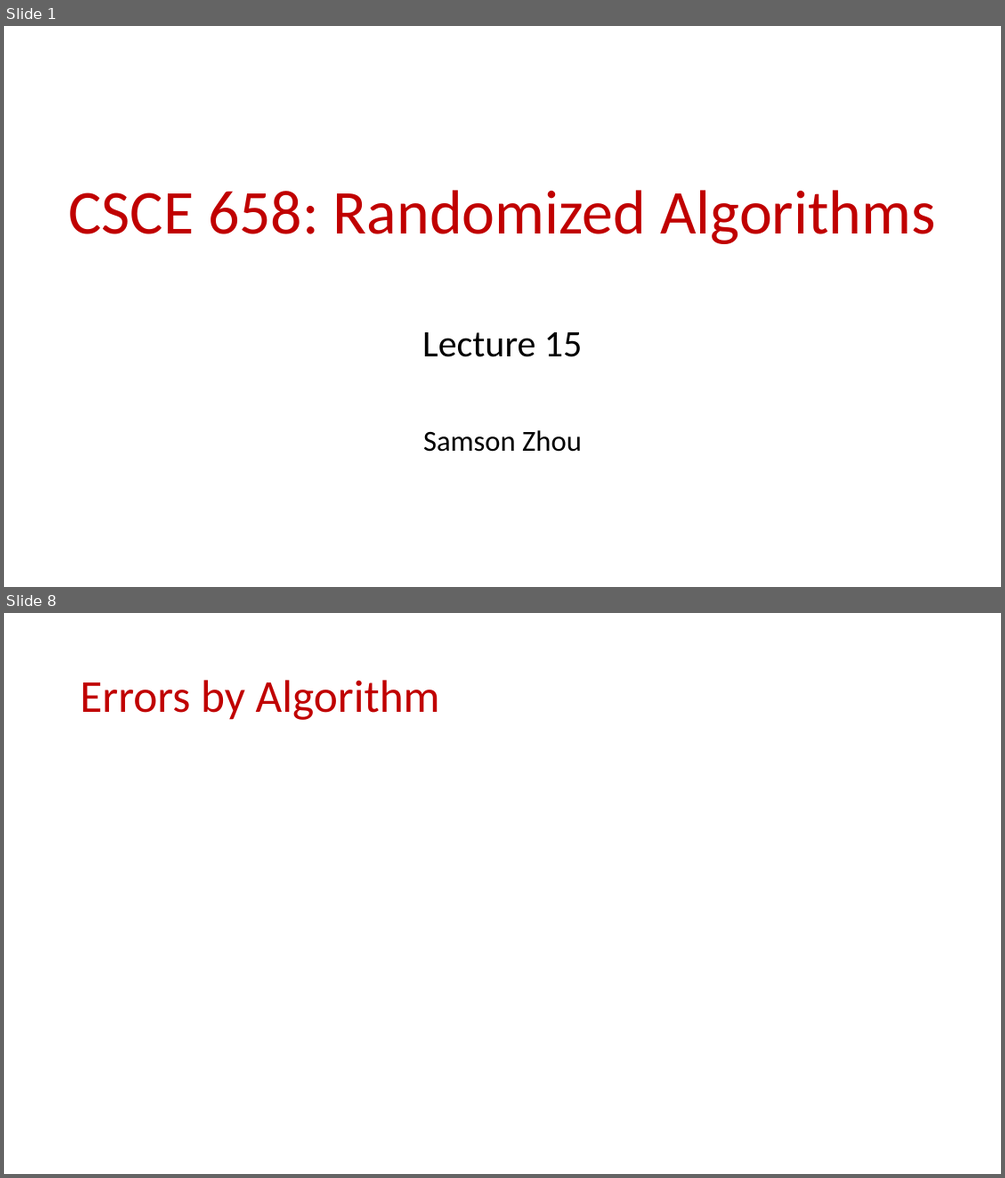
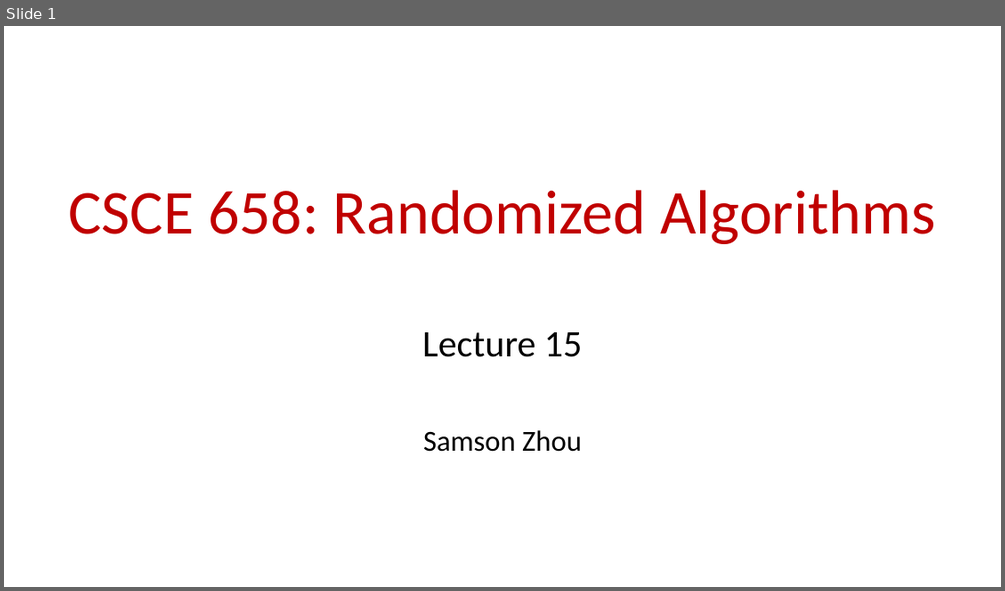
Before and after one commit to samsonzhou/samsonzhou.github.io, a slide deck: CSCE658-S24/L16.pptx. Shown one above the other, each under a label of ours: slides 1 and 8 before the commit, slide 1 after it; the slides between them are not shown. The pictures are 1005x1178 and 1005x591 pixels, drawn with LibreOffice and Linux fonts; fonts in the diff are those of the drawing; grey boxes stand for pictures. Boxes give left, top, right and bottom in pixels: in the first picture for what was removed or moved away, otherwise in the second. Text is boxed around its words. In the diff, an @@ line names an element or a change of style, - is before the commit and + after.

```diff
--- a/CSCE658-S24/L16.pptx
+++ b/CSCE658-S24/L16.pptx
@@ slide 8 removed at <box>4,613,1001,1174</box>, background #FFFFFF @@
@@ title removed at <box>80,680,440,720</box> @@
-Errors by Algorithm
```
Also in this commit, not shown: 1 slide added, 33 other slides removed, 2 other files.
